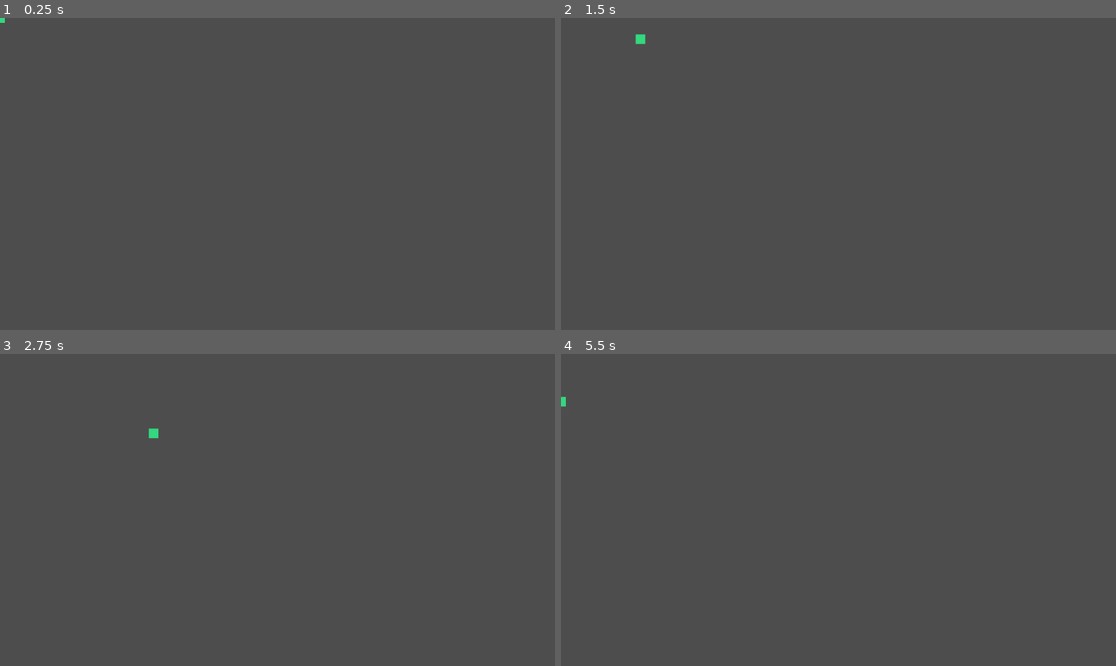
Above: before the commit, frames 1-4 (two rows, left to right).
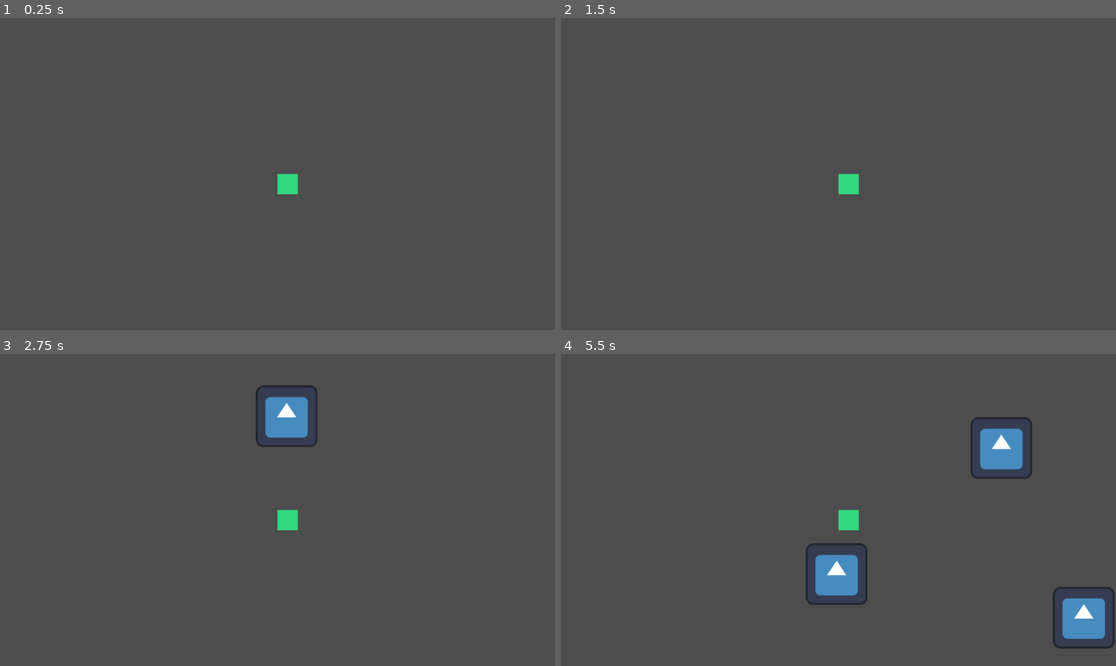
Above: after the commit, the same moments.

Repository: xiangaihennan/learning-godot
Game: Godot game, scene res://scenes/Main.tscn
The game is run twice, just before and just after one commit, with the same random seed, the same clock (stepped at 60 frames per second) and the same inputs. The engine's default icon, where the game draws it, is replaced by a stand-in: a white triangle on a blue panel in a dark square.
Inputs:
- Up to frame 1 (0.25 s): no input
- Up to frame 2 (1.5 s): tap Enter at 0.5 s; hold D (move_right) 0.53-1.28 s; tap Space at 1.25 s; hold S (move_down) from 1.28 s (still down)
- Up to frame 3 (2.75 s): release S (move_down) at 2.03 s; hold D (move_right) from 2.03 s (still down)
- Up to frame 4 (5.5 s): release D (move_right) at 2.78 s; hold W (move_up) 2.78-3.53 s; hold A (move_left) 3.53-5.03 s; hold S (move_down) from 5.03 s (still down)

The runs differ from the first frame. In frame 1, 0.3% of the frame differs, in the area x 0-54%, y 0-57%; in frame 2, 0.3%; in frame 3, 1.6%; in frame 4, 4.2%, in the area x 0-100%, y 13-95%.

Commit message:
feat: tj

Diff:
--- a/project.godot
+++ b/project.godot
@@ -11,9 +11,9 @@
 [application]
 
 config/name="learning-godot"
+run/main_scene="res://scenes/Main.tscn"
 config/features=PackedStringArray("4.6", "GL Compatibility")
 config/icon="res://icon.svg"
-run/main_scene="res://scenes/Main.tscn"
 
 [physics]
 
--- /dev/null
+++ b/scenes/Enemy.tscn
@@ -0,0 +1,20 @@
+[gd_scene format=3]
+
+[ext_resource type="Texture2D" path="res://icon.svg" id="1_3gvst"]
+
+[node name="root" type="Node2D" unique_id=156740711]
+editor_description = "敌人场景根节点：第5步先作为占位敌人，后续第6步会挂 enemy.gd 实现追踪逻辑。"
+
+[node name="BodyVisual" type="Polygon2D" parent="." unique_id=1053637084]
+editor_description = "早期占位可视节点（当前未使用有效多边形），保留用于后续替换为自定义形状时参考。"
+color = Color(0, 0, 0, 1)
+polygon = PackedVector2Array(0, 0, 0, 0, 0, 0, 0, 0)
+
+[node name="Sprite2D" type="Sprite2D" parent="." unique_id=1897444807]
+editor_description = "兼容测试节点：用于验证 load_sprite 工具链路；当前缩放极小，基本不可见。"
+scale = Vector2(1e-05, 1e-05)
+texture = ExtResource("1_3gvst")
+
+[node name="EnemyVisual" type="Sprite2D" parent="." unique_id=1116560482]
+editor_description = "当前实际可视节点：敌人会显示 icon.svg，便于观察刷怪位置。"
+texture = ExtResource("1_3gvst")
--- a/scenes/Main.tscn
+++ b/scenes/Main.tscn
@@ -1,11 +1,12 @@
-[gd_scene load_steps=3 format=3]
+[gd_scene format=3]
 
 [ext_resource type="Script" path="res://scripts/main_root.gd" id="1_l6v4f"]
 [ext_resource type="PackedScene" path="res://scenes/Player.tscn" id="2_jm1pq"]
+[ext_resource type="Script" path="res://scripts/player.gd" id="3_eobgp"]
 
 [node name="Main" type="Node2D" unique_id=187698249]
+editor_description = "主场景根节点：负责承载 World/Entities/VFX/UIRoot 四层结构。"
 script = ExtResource("1_l6v4f")
-editor_description = "主场景根节点：负责承载 World/Entities/VFX/UIRoot 四层结构。"
 
 [node name="World" type="Node2D" parent="." unique_id=1809962616]
 editor_description = "世界层：用于放地图、地形、障碍物等静态或半静态内容。"
@@ -13,8 +14,17 @@
 [node name="Entities" type="Node2D" parent="." unique_id=452330591]
 editor_description = "实体层：用于放玩家、敌人、子弹、掉落物等可交互对象。"
 
-[node name="Player" parent="Entities" instance=ExtResource("2_jm1pq")]
+[node name="Player" type="CharacterBody2D" parent="Entities" unique_id=47201305 instance=ExtResource("2_jm1pq")]
 editor_description = "玩家实例：来自 Player.tscn，当前阶段用于验证 WASD 移动。"
+script = ExtResource("3_eobgp")
+
+[node name="EnemySpawner" type="Node2D" parent="Entities" unique_id=872062852]
+editor_description = "刷怪器根节点：负责承载计时器和后续波次参数（第5步先做MVP定时刷怪）。"
+
+[node name="SpawnTimer" type="Timer" parent="Entities/EnemySpawner" unique_id=178220379]
+editor_description = "刷怪计时器：每 wait_time 秒触发一次 timeout，由 main_root.gd 接收并生成敌人。"
+wait_time = 1.5
+autostart = true
 
 [node name="VFX" type="Node2D" parent="." unique_id=1315232738]
 editor_description = "特效层：用于放命中特效、爆炸、受击闪烁等视觉反馈。"
--- a/scenes/Player.tscn
+++ b/scenes/Player.tscn
@@ -1,19 +1,25 @@
-[gd_scene load_steps=3 format=3]
+[gd_scene format=3]
 
 [ext_resource type="Script" path="res://scripts/player.gd" id="1_2alj7"]
 
 [sub_resource type="CircleShape2D" id="CircleShape2D_7f7lo"]
-radius = 10.0
+radius = 21.023796
 
-[node name="Player" type="CharacterBody2D"]
+[node name="Player" type="CharacterBody2D" unique_id=830997748]
+editor_description = "玩家控制器根节点：处理输入、速度计算与 move_and_slide 碰撞移动。"
 script = ExtResource("1_2alj7")
-editor_description = "玩家控制器根节点：处理输入、速度计算与 move_and_slide 碰撞移动。"
 
-[node name="CollisionShape2D" type="CollisionShape2D" parent="."]
-shape = SubResource("CircleShape2D_7f7lo")
-editor_description = "玩家碰撞体：用于与墙体、敌人等发生物理交互。"
-
-[node name="BodyVisual" type="Polygon2D" parent="."]
+[node name="BodyVisual" type="Polygon2D" parent="." unique_id=1321098102]
+editor_description = "玩家占位可视层：当前用简易方块表示角色，后续可替换为 Sprite2D/动画。"
+position = Vector2(21, 21)
+scale = Vector2(2.1, 2.1)
 color = Color(0.2, 0.85, 0.5, 1)
 polygon = PackedVector2Array(-10, -10, 10, -10, 10, 10, -10, 10)
-editor_description = "玩家占位可视层：当前用简易方块表示角色，后续可替换为 Sprite2D/动画。"
+
+[node name="CollisionShape2D" type="CollisionShape2D" parent="." unique_id=306009456]
+editor_description = "玩家碰撞体：用于与墙体、敌人等发生物理交互。"
+position = Vector2(20.999998, 21)
+shape = SubResource("CircleShape2D_7f7lo")
+
+[node name="Camera2D" type="Camera2D" parent="." unique_id=992905609]
+editor_description = "第4步相机节点：跟随 Player 视角移动；默认启用后可直接作为当前相机。"
--- a/scripts/main_root.gd
+++ b/scripts/main_root.gd
@@ -19,10 +19,30 @@
 @onready var vfx: Node2D = $VFX
 @onready var ui_root: CanvasLayer = $UIRoot
 
+# 下面 3 个 onready 引用是“第 5 步刷怪系统”的关键依赖：
+# - player：刷怪位置计算要以玩家为圆心，避免把怪生成在地图随机点导致体验不可控。
+# - enemy_spawner：作为刷怪逻辑容器，后续做波次系统时可集中管理刷怪参数。
+# - spawn_timer：通过 Timer 周期触发刷怪，不在 _process 里写累计时间，代码更清晰稳定。
+@onready var player: Node2D = $Entities/Player
+@onready var enemy_spawner: Node2D = $Entities/EnemySpawner
+@onready var spawn_timer: Timer = $Entities/EnemySpawner/SpawnTimer
+
+# 第 5 步刷怪参数（MVP）：
+# - enemy_scene：要实例化的敌人预制体（PackedScene）。先固定 1 种敌人，后续第 20 步再扩展变体。
+# - min_spawn_distance：最小出生半径，防止“贴脸出生”直接撞到玩家。
+# - max_spawn_distance：最大出生半径，防止刷得太远导致玩家长时间看不到敌人。
+# 这三个参数都放到 Inspector，可边运行边调，不需要频繁改代码。
+@export var enemy_scene: PackedScene = preload("res://scenes/Enemy.tscn")
+@export_range(50.0, 600.0, 10.0) var min_spawn_distance: float = 180.0
+@export_range(80.0, 900.0, 10.0) var max_spawn_distance: float = 320.0
+
 func _ready() -> void:
-	# 主场景只负责结构校验。
-	# Player 改为静态挂载到 Main/Entities，避免运行时动态拼装造成结构不直观。
+	# 初始化随机数种子，避免每次运行刷怪角度/距离都完全一样。
+	# 对学习阶段来说，“每局略有变化”更容易观察系统是否健壮。
+	randomize()
+	# 主场景负责结构校验 + 基础刷怪器初始化。
 	_validate_layer_structure()
+	_setup_enemy_spawner()
 
 
 func _validate_layer_structure() -> void:
@@ -49,3 +69,53 @@
 	# push_error 会进入 Godot 的错误通道，调试器中更醒目，
 	# 比普通 print 更适合表示“必须修复的问题”。
 	push_error("Main scene is missing required nodes: %s" % ", ".join(missing_nodes))
+
+
+func _setup_enemy_spawner() -> void:
+	# 先做依赖校验，避免“空引用导致直接崩溃”。
+	# 校验失败时用 push_error 给出可操作提示，便于你在场景树里快速定位问题。
+	if enemy_spawner == null or spawn_timer == null:
+		push_error("EnemySpawner or SpawnTimer is missing. Step 5 setup is incomplete.")
+		return
+	if player == null:
+		push_error("Player node is missing. Enemy spawns need a player anchor.")
+		return
+	if enemy_scene == null:
+		push_error("Enemy scene is not assigned. Cannot spawn enemies.")
+		return
+
+	# 防重复连接：脚本热重载或场景重复初始化时，避免同一个回调被连多次。
+	# 如果重复连接，表现通常是“一次计时触发刷多只怪”，会误判为逻辑 bug。
+	if not spawn_timer.timeout.is_connected(_on_spawn_timer_timeout):
+		spawn_timer.timeout.connect(_on_spawn_timer_timeout)
+
+
+func _on_spawn_timer_timeout() -> void:
+	# 运行期保护：即使中途节点被删/替换，也不要让回调抛异常中断游戏。
+	if enemy_scene == null or player == null or entities == null:
+		return
+
+	# 1) 实例化敌人
+	var enemy_instance: Node = enemy_scene.instantiate()
+	# 2) 计算出生点（以玩家为中心，在 [min, max] 的环形区域内随机）
+	var spawn_position := _generate_spawn_position(player.global_position)
+
+	# 3) 只有 2D 节点才有 global_position，先做类型保护再赋值。
+	if enemy_instance is Node2D:
+		var enemy_node := enemy_instance as Node2D
+		enemy_node.global_position = spawn_position
+
+	# 4) 加入 Entities 层，保证场景分层语义清晰（玩家、敌人、子弹都在这里）。
+	entities.add_child(enemy_instance)
+
+
+func _generate_spawn_position(player_position: Vector2) -> Vector2:
+	# max 距离至少比 min 大一点点，防止配置错误导致 randf_range 上下限异常。
+	# maxf 返回 float，可避免“Variant 推断警告当错误”。
+	var clamped_max_distance: float = maxf(max_spawn_distance, min_spawn_distance + 10.0)
+	# 随机角度：0~TAU（2π）覆盖整圆。
+	var angle := randf_range(0.0, TAU)
+	# 随机半径：保证敌人不会贴脸，同时也不会离玩家太远。
+	var distance := randf_range(min_spawn_distance, clamped_max_distance)
+	# 用“单位向量旋转 + 半径”得到偏移，再叠加玩家位置得到最终世界坐标。
+	return player_position + Vector2.RIGHT.rotated(angle) * distance
Not shown, changed: godot_2d_learning_plan.md
Not shown, changed: godot_prompt_playbook.md
